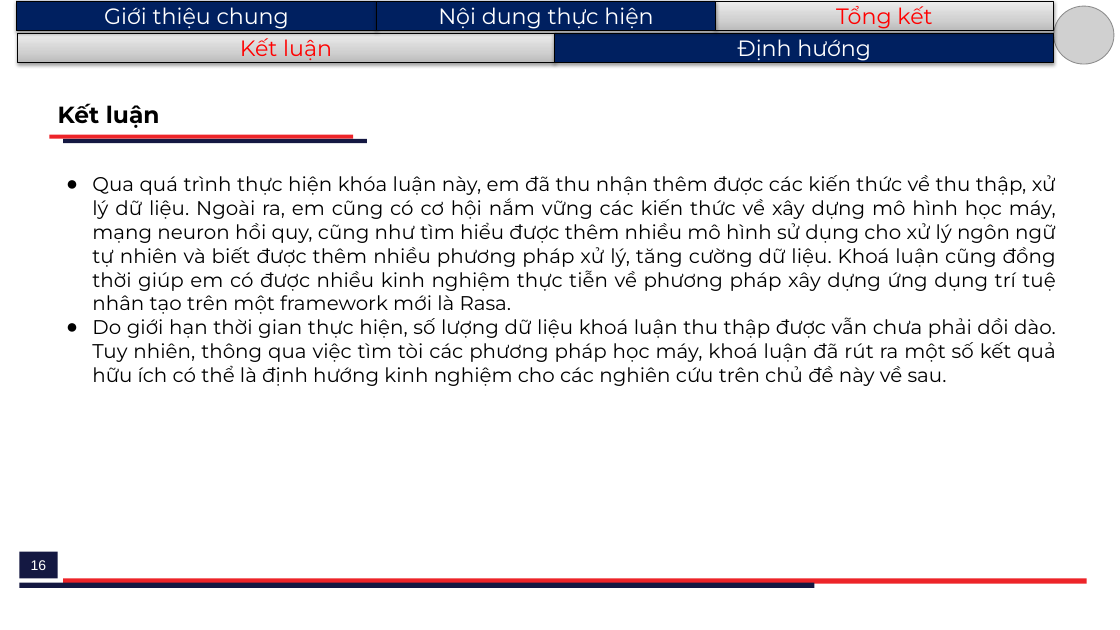
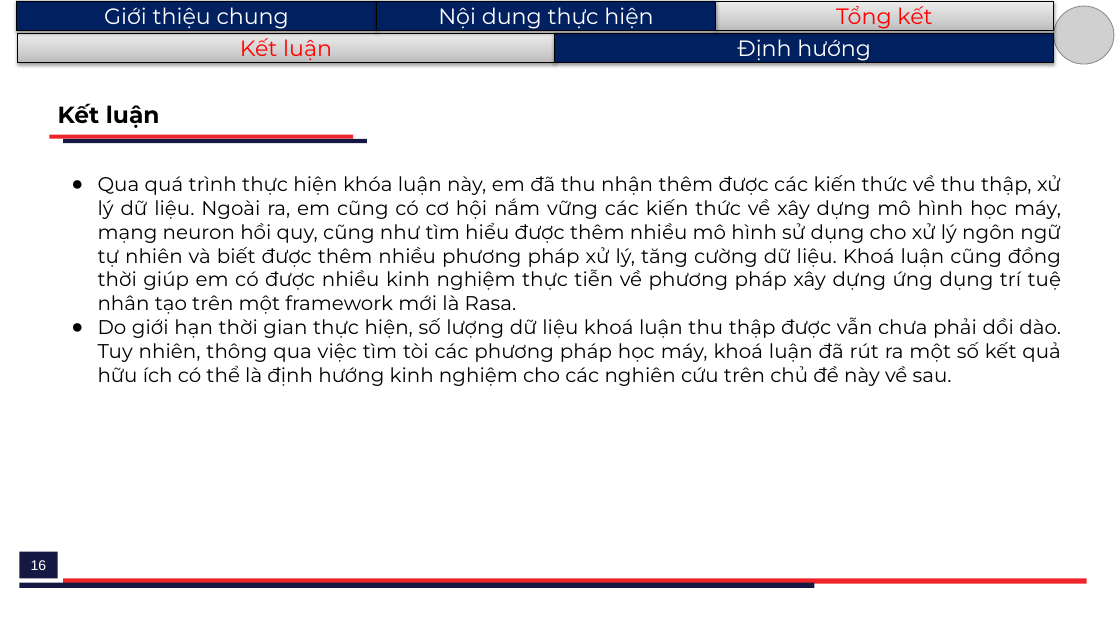
Before and after one commit to H4ll3y/Rasa-Consultant, a slide deck: slide 16 of doc/A37134_LeQuangHuy.pptx. Drawn at 1120x630 pixels with LibreOffice and Linux fonts; fonts in the diff are those of the drawing; grey boxes stand for pictures. Boxes give left, top, right and bottom in pixels: in the first picture for what was removed or moved away, otherwise in the second. Text is boxed around its words. In the diff, an @@ line names an element or a change of style, - is before the commit and + after.

```diff
--- a/doc/A37134_LeQuangHuy.pptx
+++ b/doc/A37134_LeQuangHuy.pptx
@@ text "Qua quá trình thực hiện ...": place and size @@
-text "Qua quá trình thực hiện ..." at [92, 175, 1056, 386]
+text "Qua quá trình thực hiện ..." at [98, 175, 1061, 386]
```
Also in this commit, not shown: 8 other slides changed, 2 other files.
